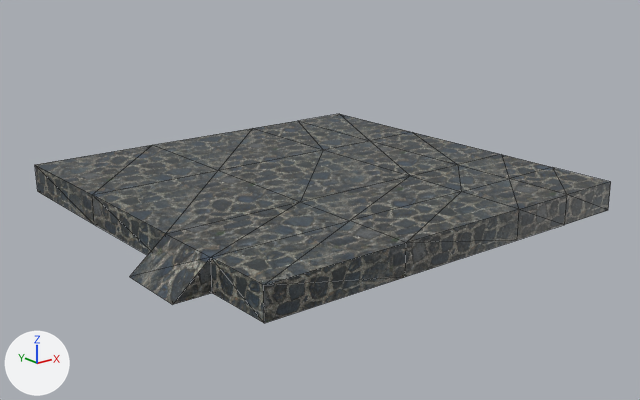
What one commit did to the glTF model 3D/court.glb.
Both versions are drawn from a 50 mm lens placed at (-11.5, -33.6, 9.5), pointed at (7.7, -9.6, -0.1). Every picture has the same lights, and +X, +Y and +Z are marked at lower left. Mesh edges are drawn as thin lines. Where no turn or scale is listed for an object, it has been applied to the vertices. Vertices at the same position are counted once.

In view in the first picture: 'Court'.
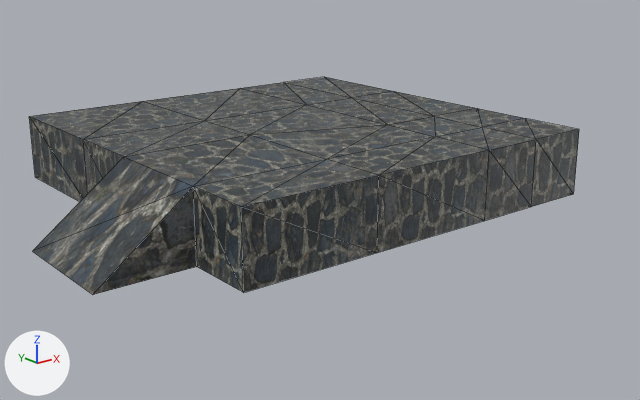
Where the change shows, as pixel boxes (x1, y1, x2, y2) in the pictures (640 x 400 px):
'Court', reshaped, moved: before (35, 114, 611, 323); after (29, 77, 579, 295)

What the commit changed:
me_cube_030 is used by ob_court; location (7.6, -9.34, 0.0).
me_cube_030 had 54 vertices, 104 faces and spanned x -8.6..7.4, y -7.4..8.5, z -0.1..0.9.
me_cube_030 now has 52 vertices, 100 faces and spans x -10.6..7.4, y -7.4..7.4, z -0.1..2.3.
Part 1, on me_cube_030:
4 vertices are removed from x 2.5..4.9, y 7.4..8.5, z -0.1..0.9.
14 faces are deleted.
21 vertices in x -7.4..7.4, y -7.4..7.4, z 0.9 move by (0.0, 0.0, 1.4).
5 vertices move from x -8.6..-2.5, y -4.9..-2.5, z -0.1..0.9 to x -10.6..-2.5, y -4.9..-0.6, z -0.1..2.3.
2 vertices are added at (2.5, 7.4, 2.3), (4.9, 7.4, 2.3).
10 new faces join them.
Object 'Court' (ob_court) moves from (7.6, -9.34, 0.0) to (8.28, -7.4, 0.0).
